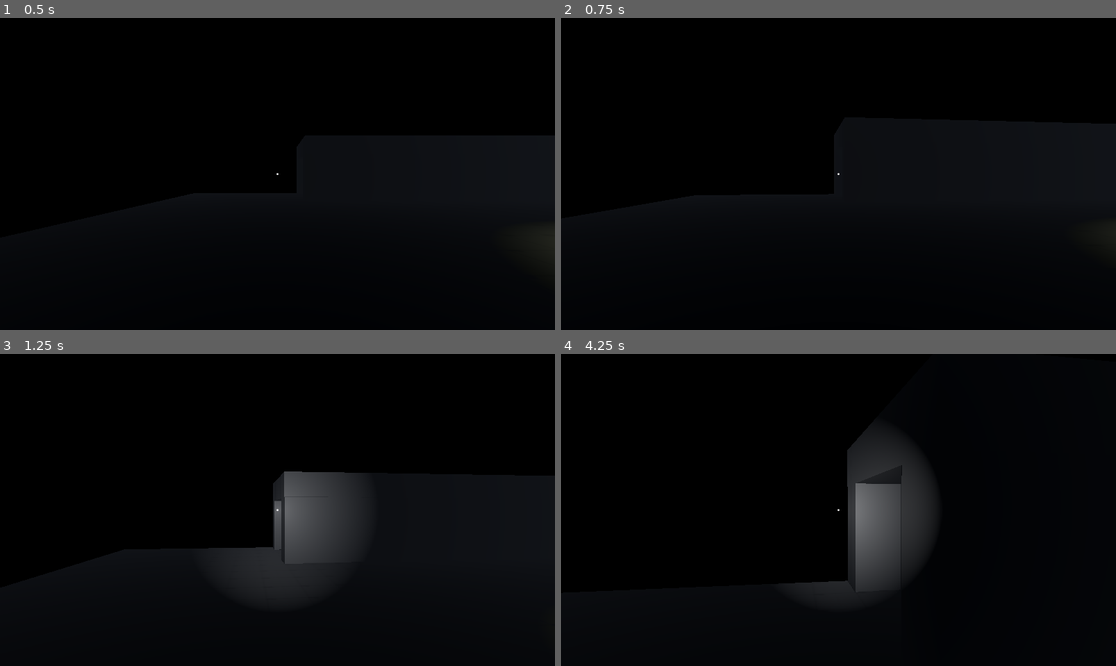
Above: before the commit, frames 1-4 (two rows, left to right).
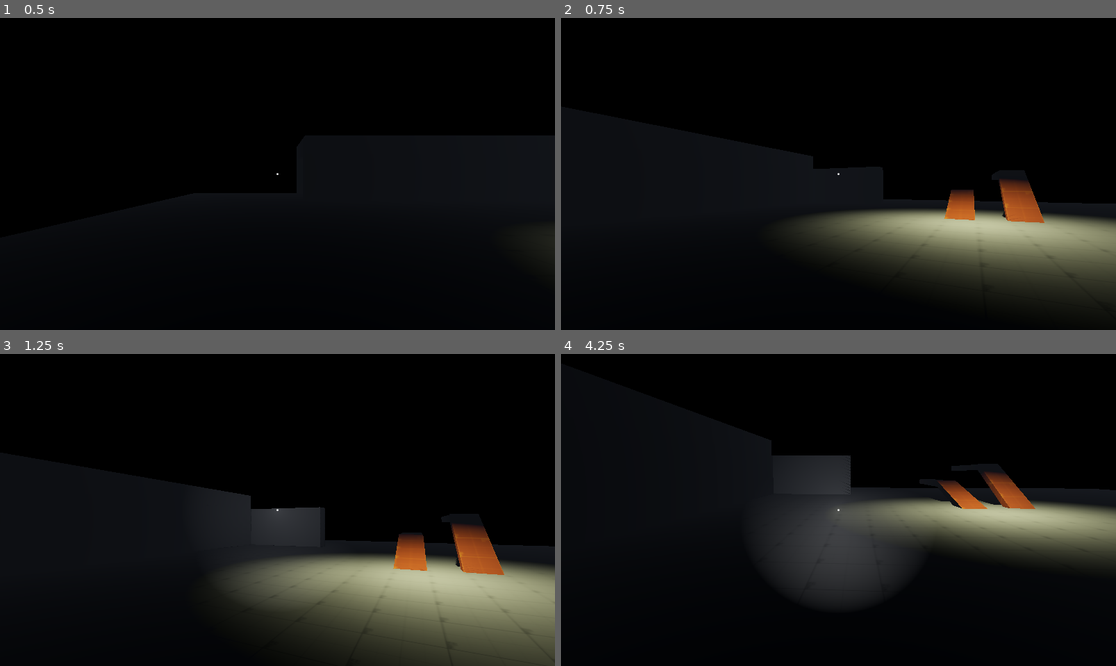
Above: after the commit, the same moments.

Repository: GabeeTheFinch/The-Airport
Game: Godot game, scene res://Maps/map_player_testing.tscn
Same seed, same stepped clock (60 frames per second), same inputs: the game is played once before the commit and once after it.
Inputs (mouse positions are in pixels of both pictures, inside the frame that each line leads up to):
- Up to frame 1 (0.5 s): no input
- Up to frame 2 (0.75 s): tap Enter at 0.5 s; move the mouse to (866, 174) at 0.52 s; hold W (Move_Forward) from 0.53 s (still down); hold Ctrl (Action_Crouch) from 0.53 s (still down)
- Up to frame 3 (1.25 s): keep holding W (Move_Forward); keep holding Ctrl (Action_Crouch); tap Space (Move_Jump, bound only before the commit) at 0.77, 1.07 s; tap F (Action_Flashlight) at 0.8 s
- Up to frame 4 (4.25 s): keep holding W (Move_Forward); move the mouse to (810, 510) at 1.27 s; release Ctrl (Action_Crouch) at 1.28 s; tap F (Action_Flashlight) at 1.35, 3.8 s; tap Space (Move_Jump, bound only before the commit) at 1.52, 1.82, 2.3, 2.85, 3.02, 3.32, 3.5, 3.77, 4.07 s; tap Shift (Action_Sprint) at 1.55 s; move the mouse to (849, 503) at 2.02 s; hold Shift (Action_Sprint) 2.03-2.78 s; move the mouse to (832, 516) at 2.77 s; tap Ctrl (Action_Crouch) at 3.05 s; move the mouse to (877, 513) at 3.52 s; hold Ctrl (Action_Crouch) from 3.53 s (still down)

Frame 1 is identical in both runs. In frame 2, 14% of the frame differs, in the area x 41-100%, y 43-92%; in frame 3, 25%, in the area x 33-100%, y 37-100%; in frame 4, 17%.

Commit message:
Player controller overhauled, more options

Diff:
--- a/Maps/map_player_testing.tscn
+++ b/Maps/map_player_testing.tscn
@@ -126,7 +126,6 @@
 
 [node name="Player" parent="Node" instance=ExtResource("1_fb1a0")]
 transform = Transform3D(1, 0, 0, 0, 1, 0, 0, 0, 1, -9.5, 1, 0)
-FlashLight_Intensity = 10.0
 
 [node name="DarkHallway" type="Node3D" parent="Node"]
 transform = Transform3D(1, 0, 0, 0, 1, 0, 0, 0, 1, 0, 0.5, -15.5)
--- a/Player/player.gd
+++ b/Player/player.gd
@@ -1,112 +1,101 @@
 extends CharacterBody3D
 
-@export var BASE_SPEED: float = 3
-@export var SPRINT_SPEED: float = 5
-@export var CROUCH_SPEED: float = 1
-@export var JUMP_VELOCITY: float = 4.5
-@export var Sensitivity: float = 0.1
-@export var Controller_Sensitivity: float = 5
-@export var Acceleration: float = 20
-@export var FlashLight_Intensity: float = 1
+@export_category("Player Settings")
+@export var walk_speed = 2
+@export var acceleration = 15
+@export var run_speed = 4
+@export var crouch_speed = 1
+@export var jump_strength = 3
 
-@export var sprint_enabled: bool = true
-@export var crouch_enabled: bool = true
-@export var flashight_enabled: bool = true
+@export_group("Advanced")
+@export var normal_fov:float  = 75
+@export var run_fov: float = 85
+@export var crouch_fov: float = 60
+@export var Flashlight_Intensity = 7
 
-@onready var neck := $Neck
-@onready var camera := $Neck/Camera3D
-@onready var body := $MeshInstance3D
-@onready var collision := $CollisionShape3D
+@export_group("Features")
+@export var Can_Run = true
+@export var Can_Crouch = true
+@export var Can_Jump = true
+@export var Can_Use_Light = true
+
+@onready var Neck := $Neck
+@onready var Camera := $Neck/Camera3D
+@onready var RoofDetect := $Roof_Detector
+@onready var Collision := $CollisionShape3D
 @onready var Flashlight := $Neck/Camera3D/SpotLight3D
-@onready var FlashlightAudio := $Neck/Camera3D/AudioStreamPlayer
-@onready var world: SceneTree = get_tree()
+@onready var Flashlight_audio := $Neck/Camera3D/AudioStreamPlayer
 
-# Get the gravity from the project settings to be synced with RigidDynamicBody nodes.
-var gravity: float = ProjectSettings.get_setting("physics/3d/default_gravity")
-var state: String = "Normal" #Normal, Sprinting, Crouching
-var Normal_Player_Y_Scale: float = 1.0
-var Crouch_Player_Y_Scale: float = 0.6
-var SPEED: float = BASE_SPEED
-var camera_fov_extents: Array[float] = [75.0, 85.0, 60]
+var gravity = ProjectSettings.get_setting("physics/3d/default_gravity")
+var mouse_sens = ProjectSettings.get_setting("Player/Mouse_sensitivity")
+var controller_sens = ProjectSettings.get_setting("Player/Controller_sensitivity")
 var look_dir: Vector2
-var IsLightOn: bool = false
+var IsLightOn = false
+var speed = walk_speed
+var Normal_Player_Scale: Vector3 = Vector3(1,1,1)
+var Crouch_Player_Scale: Vector3 = Vector3(0.6,0.6,0.6)
+
 
 func _ready():
 	Input.set_mouse_mode(Input.MOUSE_MODE_CAPTURED)
 
-
 func _physics_process(delta):
-
-	if not is_on_floor():
-		velocity.y -= gravity * delta
-	if Input.get_mouse_mode() == Input.MOUSE_MODE_CAPTURED: _handle_joypad_camera_rotation(delta)
-	move_character(delta)
-
-func apply_crouch_transform(delta: float) -> void:
-	collision.scale.y = lerp(collision.scale.y, Crouch_Player_Y_Scale, 10 * delta)
-	collision.scale.z = lerp(collision.scale.y, Crouch_Player_Y_Scale, 10 * delta)
-	collision.scale.x = lerp(collision.scale.y, Crouch_Player_Y_Scale, 10 * delta)
-
-func reset_transforms(delta: float) -> void:
-	collision.scale.y = lerp(collision.scale.y, Normal_Player_Y_Scale, 10 * delta)
-	collision.scale.z = lerp(collision.scale.y, Normal_Player_Y_Scale, 10 * delta)
-	collision.scale.x = lerp(collision.scale.y, Normal_Player_Y_Scale, 10 * delta)
-
-func move_character(delta: float) -> void:
-	var input_dir: Vector2 = Input.get_vector("Move_Left", "Move_Right", "Move_Forward", "Move_Backward")
-	var _forward: Vector3 = camera.global_transform.basis * Vector3(input_dir.x, 0, input_dir.y)
-	var direction: Vector3 = Vector3(_forward.x, 0, _forward.z).normalized()
-
-	if Input.is_action_just_pressed("Action_Flashlight") and flashight_enabled:
-		if !IsLightOn:
-			FlashlightAudio.play()
-			Flashlight.light_energy = FlashLight_Intensity
-			IsLightOn = true
-		else:
-			FlashlightAudio.play()
-			Flashlight.light_energy = 0
-			IsLightOn = false
-
-	if Input.is_action_pressed("Move_Jump") and is_on_floor():
-		velocity.y += JUMP_VELOCITY
-
-	if Input.is_action_pressed("Action_Sprint") and !Input.is_action_pressed("Action_Crouch") and sprint_enabled:
-		if !$Roof_Detector.is_colliding():
-			state = "Sprinting"
-			SPEED = SPRINT_SPEED
-			camera.fov = lerp(camera.fov, camera_fov_extents[1], 10 * delta)
-	elif Input.is_action_pressed("Action_Crouch") and !Input.is_action_pressed("Action_Sprint") and crouch_enabled:
-		state = "Crouching"
-		SPEED = CROUCH_SPEED
-		camera.fov = lerp(camera.fov, camera_fov_extents[2], 10 * delta)
-		apply_crouch_transform(delta)
-	else:
-		if !$Roof_Detector.is_colliding():
-			state = "Normal"
-			SPEED = BASE_SPEED
-			camera.fov = lerp(camera.fov, camera_fov_extents[0], 10 * delta)
-			reset_transforms(delta)
-
-	if is_on_floor():
-		velocity = velocity.move_toward(direction * SPEED * input_dir.length(), Acceleration * delta)
+	controls_handler(delta)
+	actions_Handler(delta)
 	move_and_slide()
-
-func _handle_joypad_camera_rotation(delta):
-	var joypad_dir: Vector2 = Input.get_vector("Camera_Left", "Camera_Right", "Camera_Up", "Camera_Down")
-	if joypad_dir.length() > 0:
-		look_dir += joypad_dir * delta
-		camera.rotation.y -= look_dir.x * Controller_Sensitivity
-		camera.rotation.x = clamp(camera.rotation.x - look_dir.y * Controller_Sensitivity, deg_to_rad(-90), deg_to_rad(90))
-		look_dir = Vector2.ZERO
 
 func _input(event):
 	if event is InputEventMouseMotion:
-		handle_mouse_movement(event)
+		Camera.rotation_degrees.y -= event.relative.x * mouse_sens
+		Camera.rotation_degrees.x -= event.relative.y * mouse_sens
+		Camera.rotation.x = clamp(Camera.rotation.x, deg_to_rad(-90), deg_to_rad(90))
+
+func controls_handler(delta):
+	var input_vect: = Input.get_vector("Move_Left","Move_Right","Move_Forward","Move_Backward")
+	var rotation_input: Vector2 = Input.get_vector("Camera_Left", "Camera_Right", "Camera_Up", "Camera_Down")
+
+	var _forward: Vector3 = Camera.global_transform.basis * Vector3(input_vect.x, 0, input_vect.y)
+	var direction: Vector3 = Vector3(_forward.x, 0, _forward.z).normalized()
+
+	if is_on_floor():
+		velocity = velocity.move_toward(direction * speed * input_vect.length(), acceleration * delta)
+		if Input.is_action_just_pressed("Action_Jump") and !$Roof_Detector.is_colliding() and Can_Jump:
+			velocity.y += jump_strength
+	else:
+		velocity.y -= gravity * delta
+
+	if rotation_input.length() > 0:
+		look_dir += rotation_input * delta
+		Camera.rotation.y -= look_dir.x * controller_sens
+		Camera.rotation.x = clamp(Camera.rotation.x - look_dir.y * controller_sens, deg_to_rad(-90), deg_to_rad(90))
+		look_dir = Vector2.ZERO
+
+func crouch_transform(delta):
+	Collision.scale = Collision.scale.lerp(Crouch_Player_Scale, 10 * delta)
+
+func reset_transforms(delta):
+	Collision.scale = Collision.scale.lerp(Normal_Player_Scale, 10 * delta)
 
 
-func handle_mouse_movement(event):
-	if !world.paused:
-		camera.rotation_degrees.y -= event.relative.x * Sensitivity
-		camera.rotation_degrees.x -= event.relative.y * Sensitivity
-		camera.rotation.x = clamp(camera.rotation.x, deg_to_rad(-90), deg_to_rad(90))
-		#neck.rotation.x = clamp(neck.rotation.x, deg_to_rad(-90), deg_to_rad(90))
+func actions_Handler(delta):
+	if Input.is_action_pressed("Action_Sprint") and !Input.is_action_pressed("Action_Crouch") and Can_Run:
+		if !$Roof_Detector.is_colliding():
+			speed = run_speed
+			Camera.fov = lerp(Camera.fov, run_fov, 10 * delta)
+	elif Input.is_action_pressed("Action_Crouch") and !Input.is_action_pressed("Action_Sprint") and Can_Crouch:
+		speed = crouch_speed
+		Camera.fov = lerp(Camera.fov, crouch_fov, 10 * delta)
+		crouch_transform(delta)
+	elif !$Roof_Detector.is_colliding():
+		speed = walk_speed
+		Camera.fov = lerp(Camera.fov, normal_fov, 10 * delta)
+		reset_transforms(delta)
+
+	if Input.is_action_just_pressed("Action_Flashlight") and Can_Use_Light:
+		Flashlight_audio.play()
+		if IsLightOn:
+			IsLightOn = false
+			Flashlight.light_energy = 0
+		else:
+			IsLightOn = true
+			Flashlight.light_energy = Flashlight_Intensity
--- a/project.godot
+++ b/project.godot
@@ -7,6 +7,11 @@
 ;   param=value ; assign values to parameters
 
 config_version=5
+
+[Player]
+
+Mouse_sensitivity=1.0
+Controller_sensitivity=1.0
 
 [application]
 
@@ -50,16 +55,16 @@
 , Object(InputEventJoypadMotion,"resource_local_to_scene":false,"resource_name":"","device":-1,"axis":0,"axis_value":1.0,"script":null)
 ]
 }
-Move_Jump={
-"deadzone": 0.5,
-"events": [Object(InputEventKey,"resource_local_to_scene":false,"resource_name":"","device":-1,"window_id":0,"alt_pressed":false,"shift_pressed":false,"ctrl_pressed":false,"meta_pressed":false,"pressed":false,"keycode":0,"physical_keycode":32,"key_label":0,"unicode":32,"echo":false,"script":null)
-, Object(InputEventJoypadButton,"resource_local_to_scene":false,"resource_name":"","device":-1,"button_index":0,"pressure":0.0,"pressed":true,"script":null)
-]
-}
 Game_Pause={
 "deadzone": 0.5,
 "events": [Object(InputEventKey,"resource_local_to_scene":false,"resource_name":"","device":-1,"window_id":0,"alt_press …(182 unchanged characters)…
 , Object(InputEventJoypadButton,"resource_local_to_scene":false,"resource_name":"","device":-1,"button_index":6,"pressure":0.0,"pressed":true,"script":null)
+]
+}
+Action_Jump={
+"deadzone": 0.5,
+"events": [Object(InputEventKey,"resource_local_to_scene":false,"resource_name":"","device":-1,"window_id":0,"alt_pressed":false,"shift_pressed":false,"ctrl_pressed":false,"meta_pressed":false,"pressed":false,"keycode":0,"physical_keycode":32,"key_label":0,"unicode":32,"echo":false,"script":null)
+, Object(InputEventJoypadButton,"resource_local_to_scene":false,"resource_name":"","device":-1,"button_index":0,"pressure":0.0,"pressed":true,"script":null)
 ]
 }
 Action_Crouch={
@@ -98,5 +103,6 @@
 Action_Flashlight={
 "deadzone": 0.5,
 "events": [Object(InputEventKey,"resource_local_to_scene":false,"resource_name":"","device":-1,"window_id":0,"alt_pressed":false,"shift_pressed":false,"ctrl_pressed":false,"meta_pressed":false,"pressed":false,"keycode":0,"physical_keycode":70,"key_label":0,"unicode":102,"echo":false,"script":null)
+, Object(InputEventJoypadButton,"resource_local_to_scene":false,"resource_name":"","device":-1,"button_index":1,"pressure":0.0,"pressed":true,"script":null)
 ]
 }
